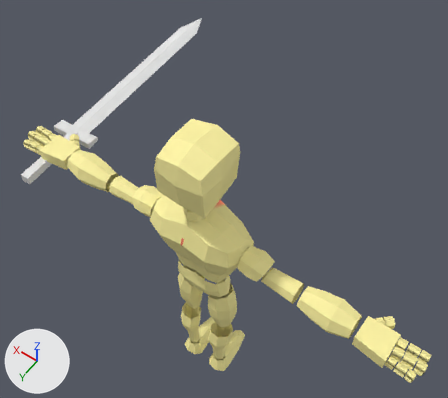
Renders of the FBX model Assets/Content/Models/Player.fbx from each side of a commit.
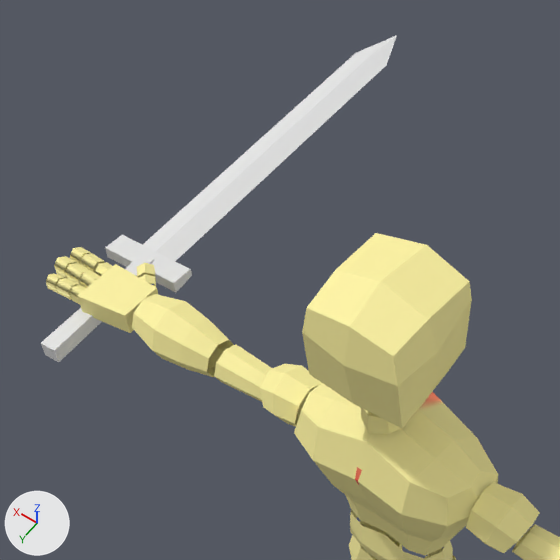
Old and new are each drawn whole from a 50 mm camera at (-2.24, 2.69, 7.91) aimed at (0.41, -1.02, 2.08) and again close up on the part from 0% to 64% of the width and 0% to 72% of the height. The lights are fixed; the arrows at lower left show +X, +Y and +Z. Where no turn or scale is listed for an object, it has been applied to the vertices.

Names of what the first close-up shows: 'Player_Geo', 'Sword_Geo'.
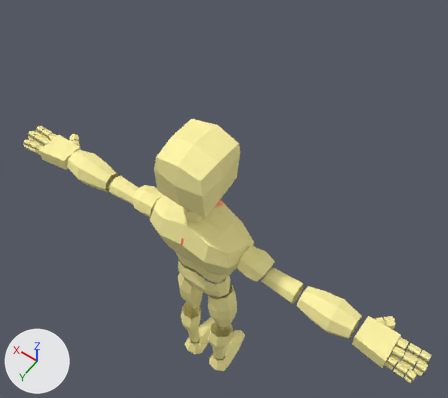
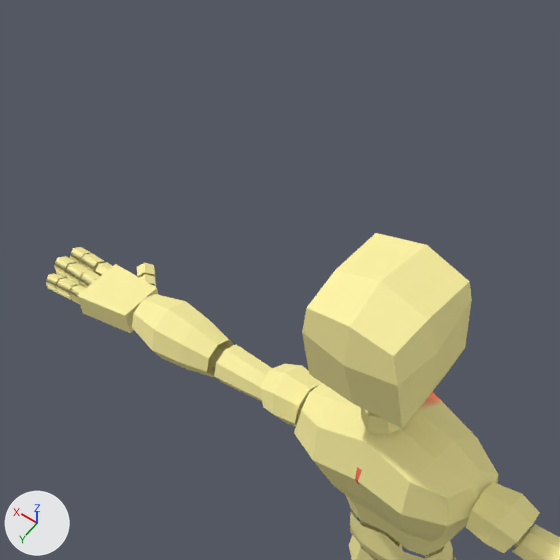
Pixel boxes (x1, y1, x2, y2) of what changed, in the close-ups (560 x 560 px):
'Sword_Geo', deleted
    before: (41, 35, 397, 362)

What the commit changed:
Object 'Sword_Geo' (ob_sword_geo) is deleted.
